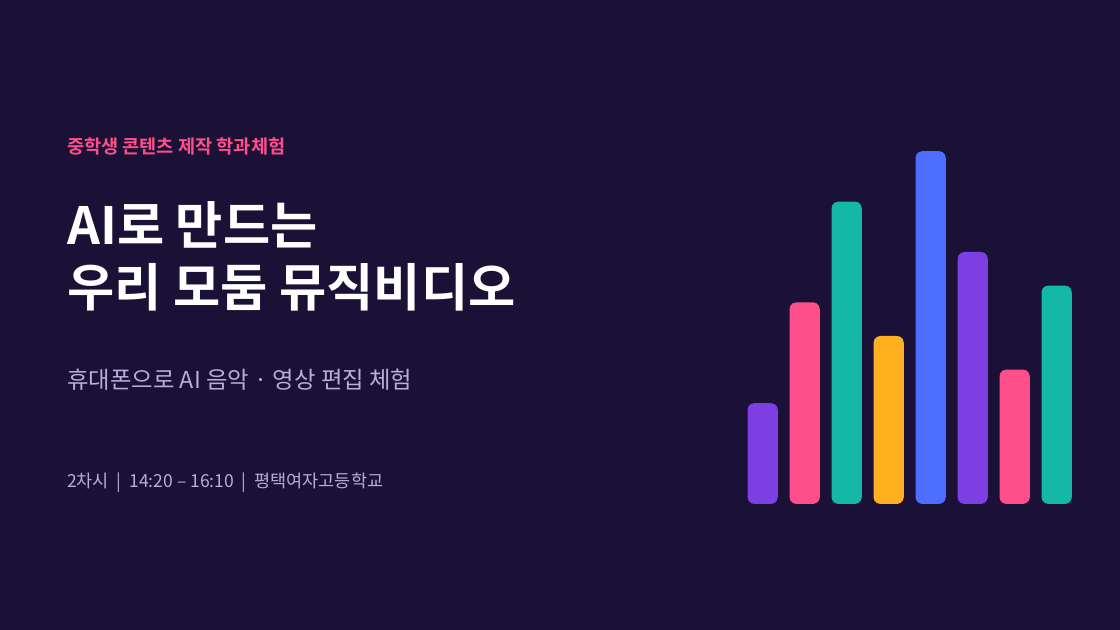
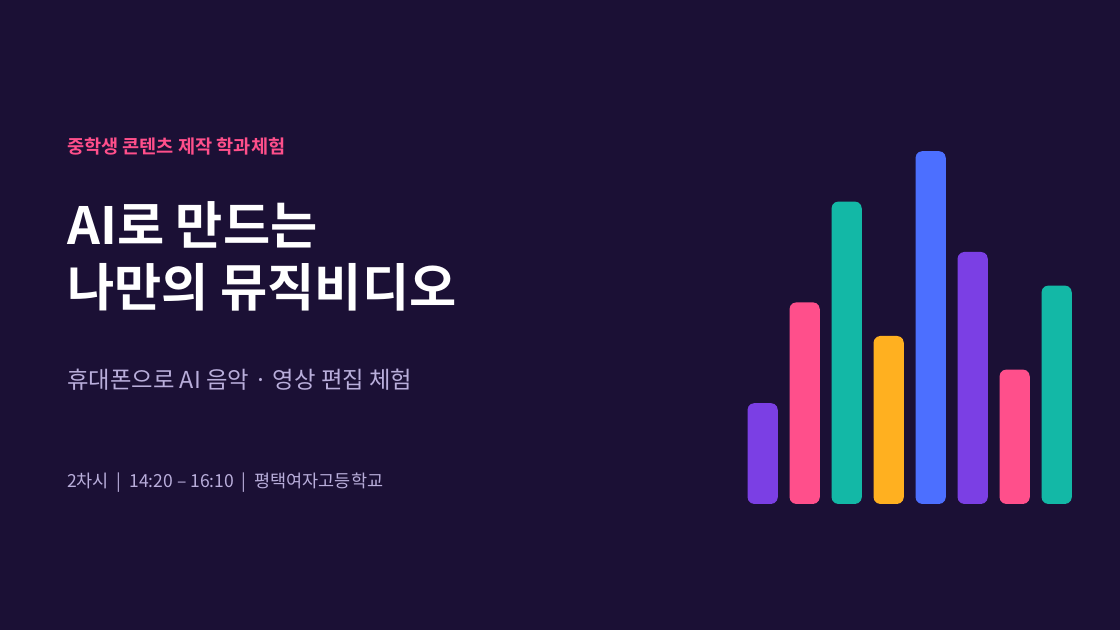
Before and after one commit to jisun294020-ops/school, a slide deck: slide 1 of 평택여고_2026-10-21/PPT_중학생용_휴대폰실습.pptx. Drawn at 1120x630 pixels with LibreOffice and Linux fonts; fonts in the diff are those of the drawing. Boxes give left, top, right and bottom in pixels: in the first picture for what was removed or moved away, otherwise in the second. Text is boxed around its words. In the diff, an @@ line names an element or a change of style, - is before the commit and + after.

```diff
--- a/평택여고_2026-10-21/PPT_중학생용_휴대폰실습.pptx
+++ b/평택여고_2026-10-21/PPT_중학생용_휴대폰실습.pptx
@@ title at [67,263,457,311]: text changed @@
-우리 모둠 뮤직비디오
+나만의 뮤직비디오
```
Also in this commit, not shown: 10 other slides changed, 3 other files.
